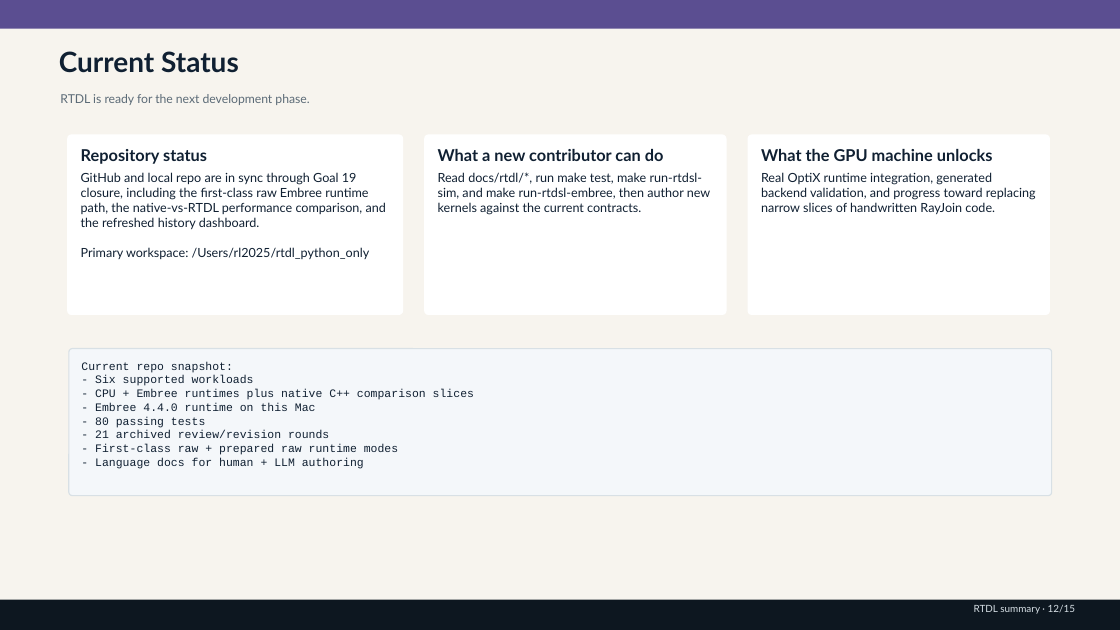
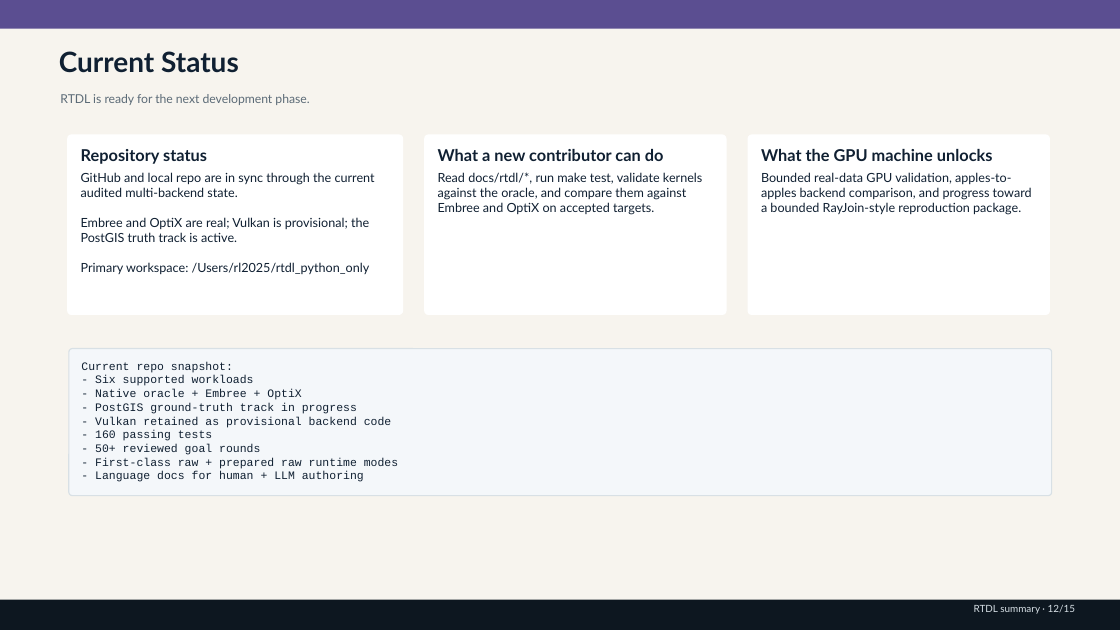
Before and after one commit to rubaolee/rtdl, a slide deck: slide 12 of rtdl_status_summary.pptx. Drawn at 1120x630 pixels with LibreOffice and Linux fonts; fonts in the diff are those of the drawing. Boxes give left, top, right and bottom in pixels: in the first picture for what was removed or moved away, otherwise in the second. Text is boxed around its words. In the diff, an @@ line names an element or a change of style, - is before the commit and + after.

Commit message:
Refresh live docs and checkpoint Goal 50 PostGIS work

```diff
--- a/rtdl_status_summary.pptx
+++ b/rtdl_status_summary.pptx
@@ text at (81, 172, 375, 242): text changed @@
-GitHub and local repo are in sync through Goal 19 closure, including the first-class raw Embree runtime path, the native-vs-RTDL performance comparison, and the refreshed history dashboard.
+GitHub and local repo are in sync through the current audited multi-backend state.
+Embree and OptiX are real; Vulkan is provisional; the PostGIS truth track is active.
@@ text at (438, 172, 702, 215): text changed @@
-Read docs/rtdl/*, run make test, make run-rtdsl-sim, and make run-rtdsl-embree, then author new kernels against the current contracts.
+Read docs/rtdl/*, run make test, validate kernels against the oracle, and compare them against Embree and OptiX on accepted targets.
@@ text at (761, 172, 1032, 215): text changed @@
-Real OptiX runtime integration, generated backend validation, and progress toward replacing narrow slices of handwritten RayJoin code.
+Bounded real-data GPU validation, apples-to-apples backend comparison, and progress toward a bounded RayJoin-style reproduction package.
@@ text at (95, 389, 392, 455): text changed @@
-- CPU + Embree runtimes plus native C++ comparison slices
-- Embree 4.4.0 runtime on this Mac
-- 80 passing tests
-- 21 archived review/revision rounds
+- Native oracle + Embree + OptiX
+- PostGIS ground-truth track in progress
+- Vulkan retained as provisional backend code
+- 160 passing tests
+- 50+ reviewed goal rounds
```
Also in this commit, not shown: 9 other slides changed, 12 other files.
